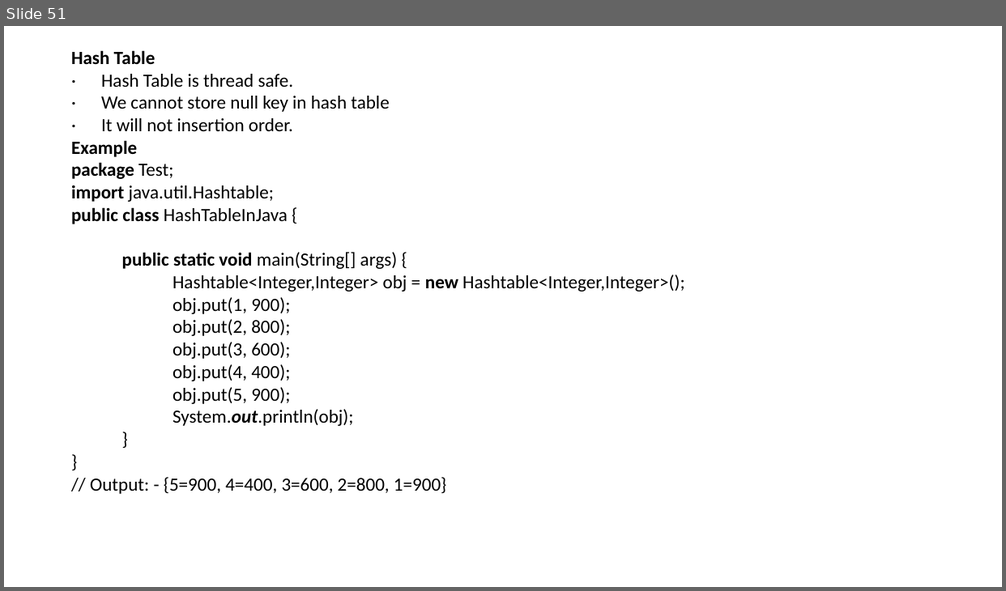
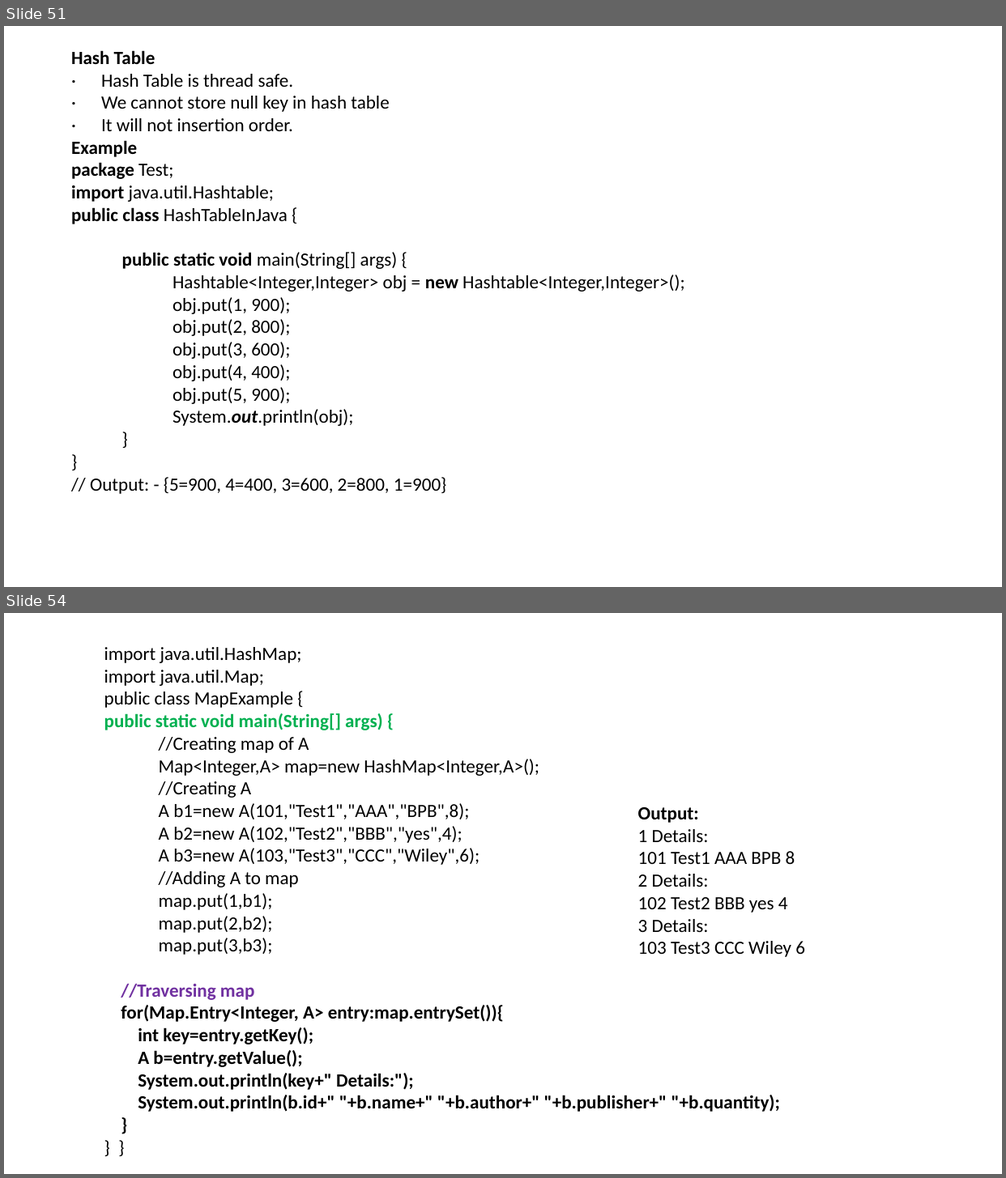
Before and after one commit to LearnByBhanuPratap/seleniumBasic, a slide deck: src/main/java/Core Java.pptx. Shown one above the other, each under a label of ours: slide 51 before the commit, slides 51 and 54 after it; the slides between them are not shown. The pictures are 1006x591 and 1006x1178 pixels, drawn with LibreOffice and Linux fonts; fonts in the diff are those of the drawing. Boxes give left, top, right and bottom in pixels: in the first picture for what was removed or moved away, otherwise in the second. Text is boxed around its words. In the diff, an @@ line names an element or a change of style, - is before the commit and + after.

Commit message:
adding core Java

```diff
--- a/src/main/java/Core Java.pptx
+++ b/src/main/java/Core Java.pptx
@@ slide 54 added at <box>4,613,1002,1174</box>, background #FFFFFF @@
@@ text added at <box>104,647,780,1112</box>, 18 pt, text #000000 @@
+import java.util.HashMap;
+import java.util.Map;
+public class MapExample {
+public static void main(String[] args) {
+  //Creating map of A
+  Map<Integer,A> map=new HashMap<Integer,A>();
+  //Creating A
+  A b1=new A(101,"Test1","AAA","BPB",8);
+  A b2=new A(102,"Test2","BBB","yes",4);
+  A b3=new A(103,"Test3","CCC","Wiley",6);
+  //Adding A to map
+  map.put(1,b1);
+  map.put(2,b2);
+  map.put(3,b3);
+//Traversing map
+for(Map.Entry<Integer, A> entry:map.entrySet()){
+int key=entry.getKey();
+A b=entry.getValue();
+System.out.println(key+" Details:");
+System.out.println(b.id+" "+b.name+" "+b.author+" "+b.publisher+" "+b.quantity);
+}
+} }
@@ text added at <box>638,807,805,957</box>, 18 pt, text #000000 @@
+Output:
+1 Details:
+101 Test1 AAA BPB 8
+2 Details:
+102 Test2 BBB yes 4
+3 Details:
+103 Test3 CCC Wiley 6
```
Also in this commit, not shown: 17 other slides added.
